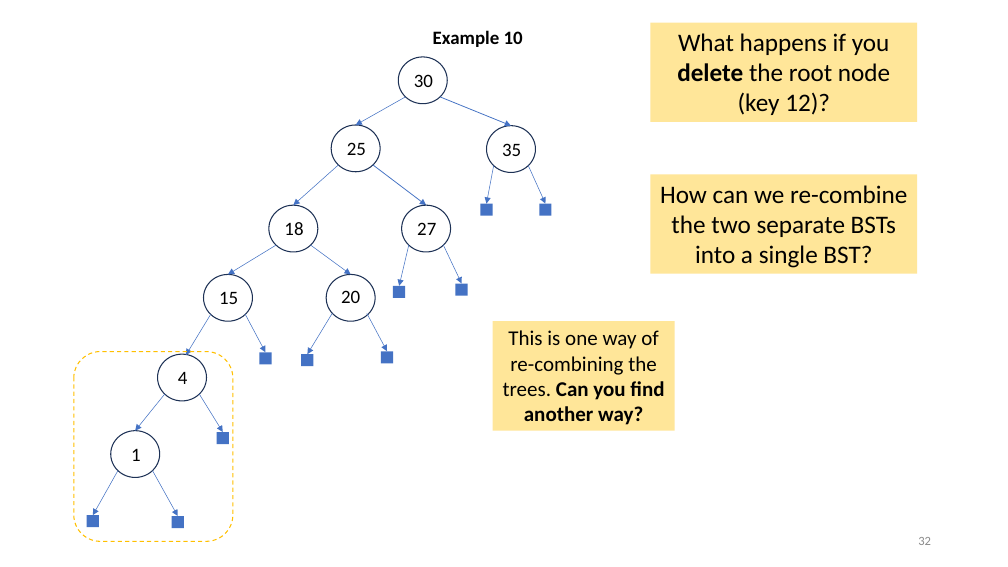
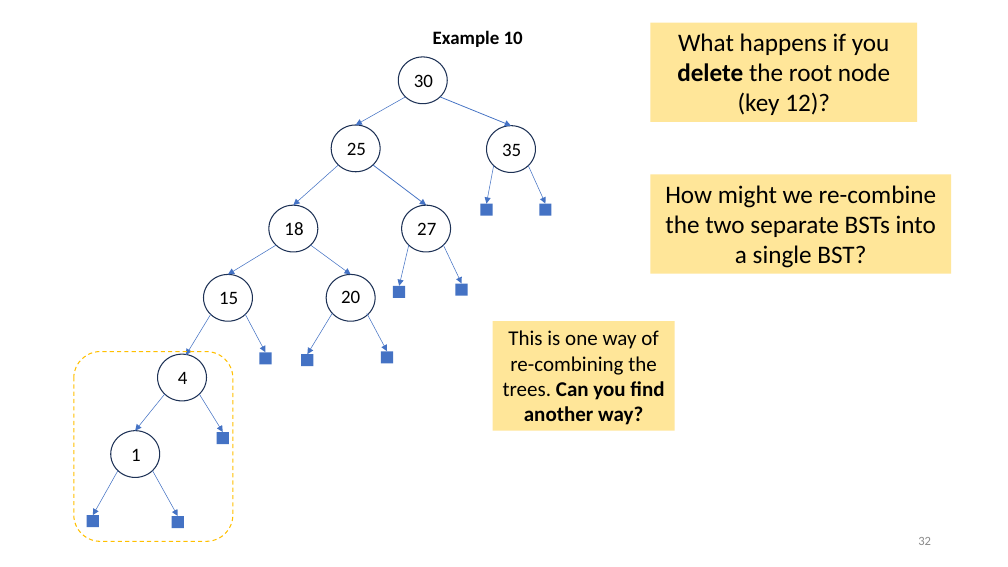
Before and after one commit to tjd1234/cmpt225fall2023, a slide deck: slide 32 of lecture_notes/week10/week10_BSTs.pptx. Drawn at 1008x567 pixels with LibreOffice and Linux fonts; fonts in the diff are those of the drawing. Boxes give left, top, right and bottom in pixels: in the first picture for what was removed or moved away, otherwise in the second. Text is boxed around its words. In the diff, an @@ line names an element or a change of style, - is before the commit and + after.

Commit message:
updated

```diff
--- a/lecture_notes/week10/week10_BSTs.pptx
+++ b/lecture_notes/week10/week10_BSTs.pptx
@@ rectangle "How might we re-combine the ...": place and size @@
-rectangle "How might we re-combine the ..." at (650,175,917,274)
+rectangle "How might we re-combine the ..." at (650,175,951,274)
@@ text in rectangle at (665,185,936,268): text changed @@
-How can we re-combine the two separate BSTs into a single BST?
+How might we re-combine the two separate BSTs into a single BST?
```
Also in this commit, not shown: 44 other slides changed, 4 slides added.
